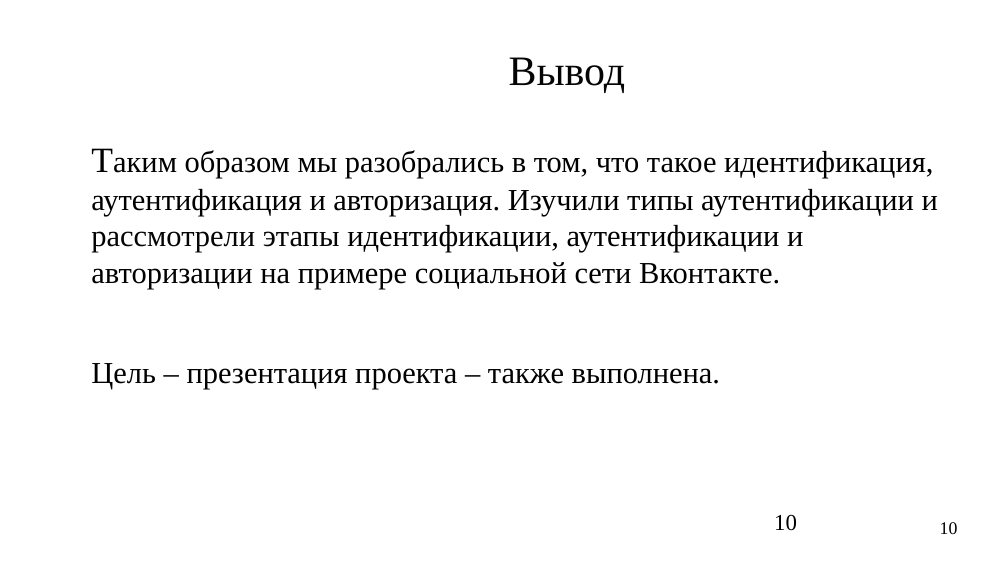
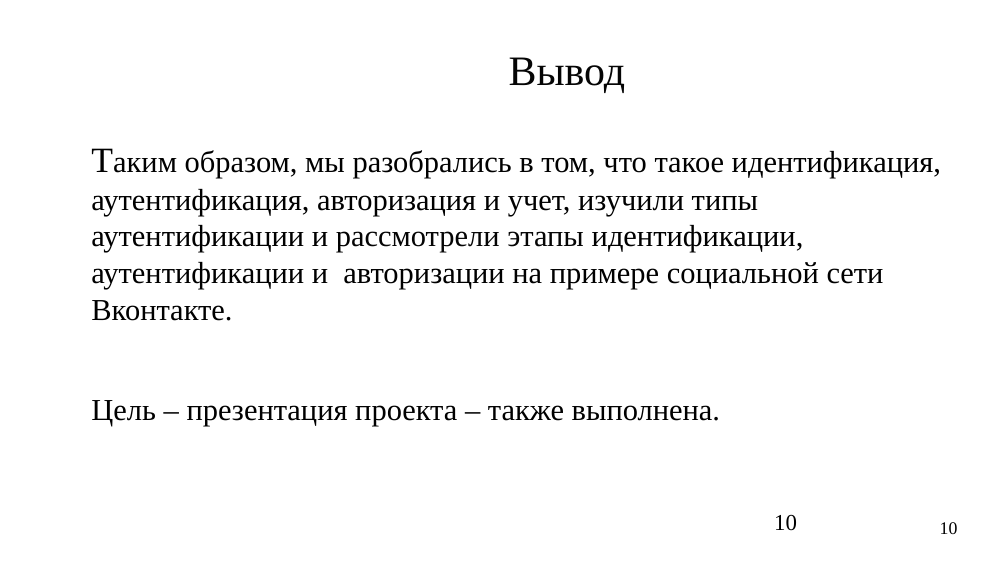
Before and after one commit to in-kivaari/df-presentations-2025, a slide deck: slide 10 of 4731204-50002/abakanova-valeria-arturovna/Presentation.odp. Drawn at 1008x567 pixels with LibreOffice and Linux fonts; fonts in the diff are those of the drawing. Boxes give left, top, right and bottom in pixels: in the first picture for what was removed or moved away, otherwise in the second. Text is boxed around its words. In the diff, an @@ line names an element or a change of style, - is before the commit and + after.

```diff
--- a/4731204-50002/abakanova-valeria-arturovna/Presentation.odp
+++ b/4731204-50002/abakanova-valeria-arturovna/Presentation.odp
@@ text at (91, 150, 941, 321): text changed @@
-Таким образом мы разобрались в том, что такое идентификация, аутентификация и авторизация. Изучили типы аутентификации и рассмотрели этапы идентификации, аутентификации и авторизации на примере социальной сети Вконтакте.
+Таким образом, мы разобрались в том, что такое идентификация, аутентификация, авторизация и учет, изучили типы аутентификации и рассмотрели этапы идентификации, аутентификации и авторизации на примере социальной сети Вконтакте.
```
Also in this commit, not shown: 5 other slides changed, 1 other file.
